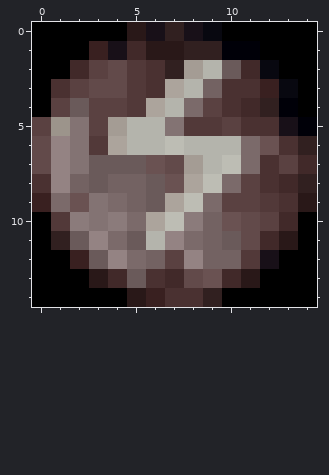
Two versions of one pixel-art sprite, src/icons/runes/timerune-knock.png. Above, as it was before the edit.
The file is 15x15 pixels.
New version:
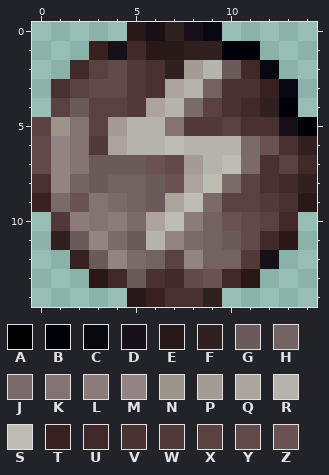
Palette (. is transparent): A #000000  B #000008  C #080810  D #181018  E #291818  F #312020  G #6a5a5a  H #736262  J #7b6a6a  K #837373  L #8b7b7b  M #948383  N #9c948b  P #a49c94  Q #aca49c  R #b4b4ac  S #bdbdb4  T #392020  U #412929  V #4a3131  W #523939  X #5a4141  Y #624a4a  Z #6a5252
Change:
The author cleared colour A in row 0 at x 0 to 4 and 10 to 14; in row 1 at x 0 to 2 and 12 to 14; in row 2 at x 0 to 1 and 13 to 14; in rows 3 to 4 at x 0 and 14; in rows 10 to 11 at x 0 and 14; in row 12 at x 0 to 1 and 13 to 14.
The author cleared colour A in row 13 at x 0 to 2 and 12 to 14; in row 14 at x 0 to 4 and 10 to 14.
Where, in picture pixels (left, top, right, bottom), the same in both pictures:
erased: (32, 22, 127, 117)
erased: (222, 22, 317, 117)
erased: (32, 212, 127, 307)
erased: (222, 212, 317, 307)
